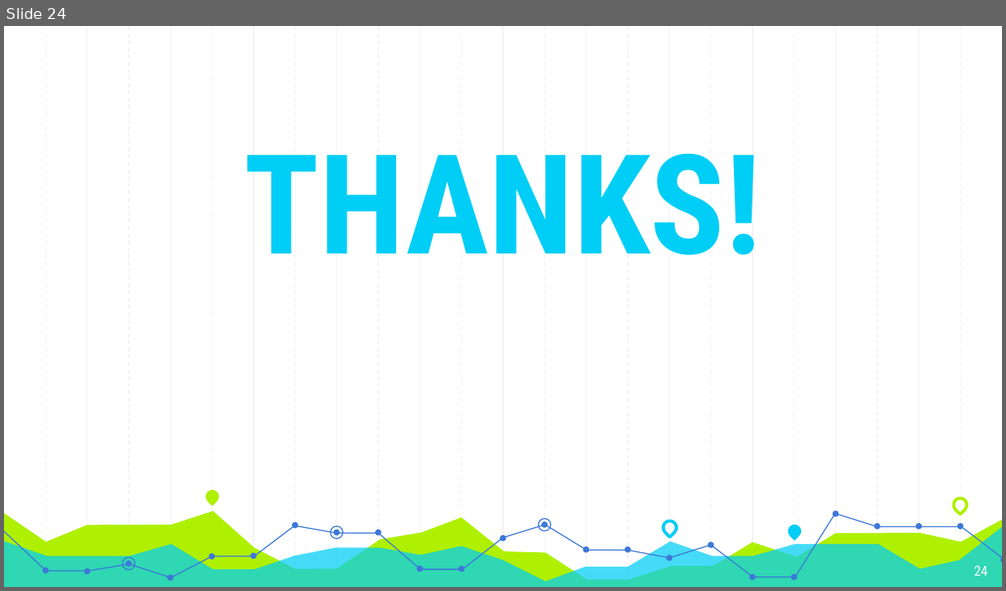
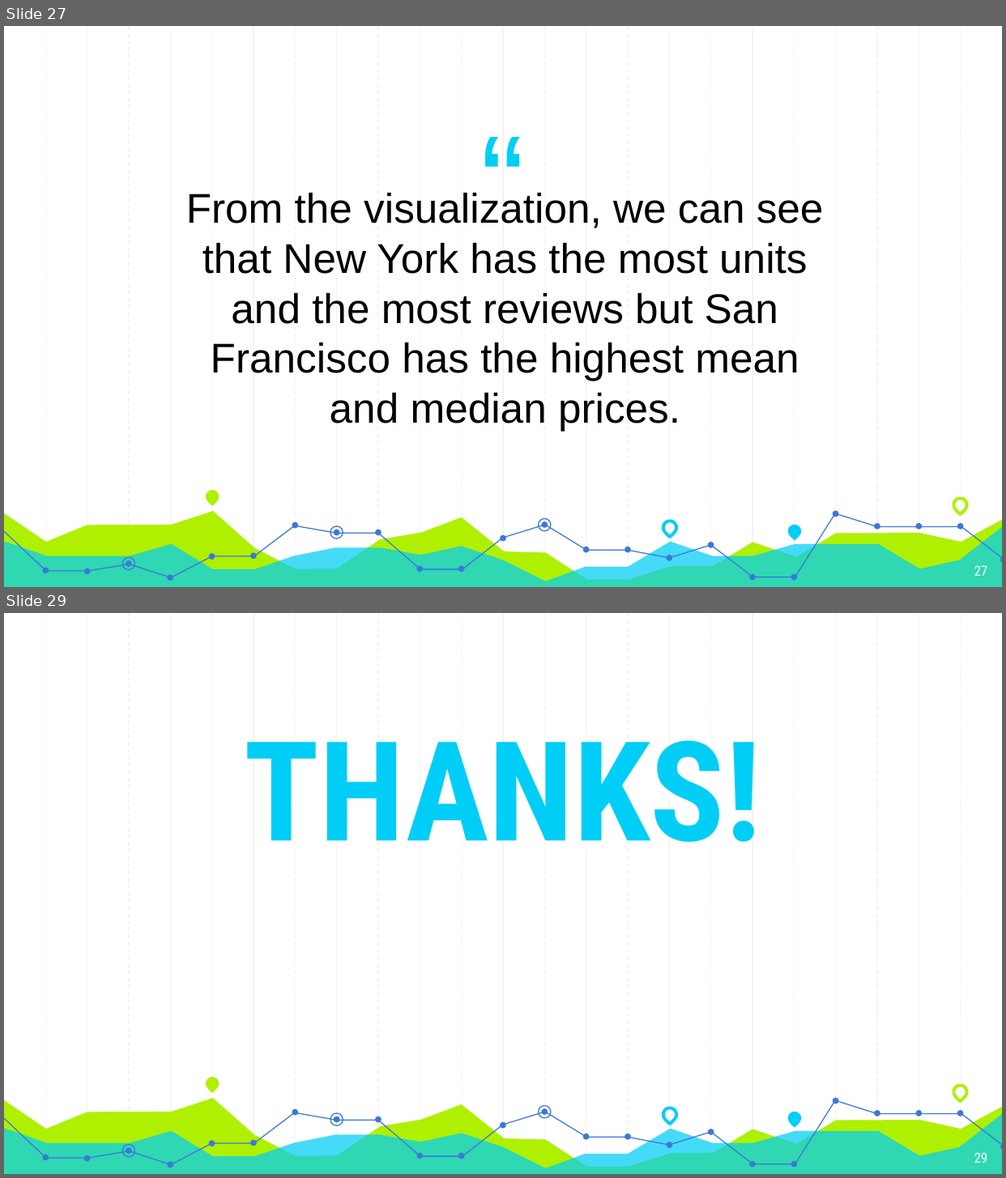
Before and after one commit to GT-Project1-A1/AirBNB, a slide deck: Project1_FinalPresentation.pptx. Shown one above the other, each under a label of ours: slide 24 before the commit, slides 27 and 29 after it; the slides between them are not shown. The pictures are 1006x591 and 1006x1178 pixels, drawn with LibreOffice and Linux fonts; fonts in the diff are those of the drawing. Boxes give left, top, right and bottom in pixels: in the first picture for what was removed or moved away, otherwise in the second. Text is boxed around its words. In the diff, an @@ line names an element or a change of style, - is before the commit and + after.

```diff
--- a/Project1_FinalPresentation.pptx
+++ b/Project1_FinalPresentation.pptx
@@ slide 27 added at box(4, 26, 1002, 587), background #FFFFFF; not listed: 59 template elements that a slide beside it also shows @@
@@ text added at box(396, 86, 610, 156), 96 pt, text #00CEF6 @@
+“
@@ text added at box(186, 192, 824, 431), 30 pt, text #000000 @@
+From the visualization, we can see that New York has the most units and the most reviews but San Francisco has the highest mean and median prices.
@@ page number added at box(974, 565, 988, 576), 10 pt, text #FFFFFF @@
+27
@@ what was slide 24 is now slide 29 @@
@@ page number at box(974, 1152, 988, 1163): text changed @@
-24
+29
```
Also in this commit, not shown: 6 slides changed, 4 other slides added, 1 slide removed.
